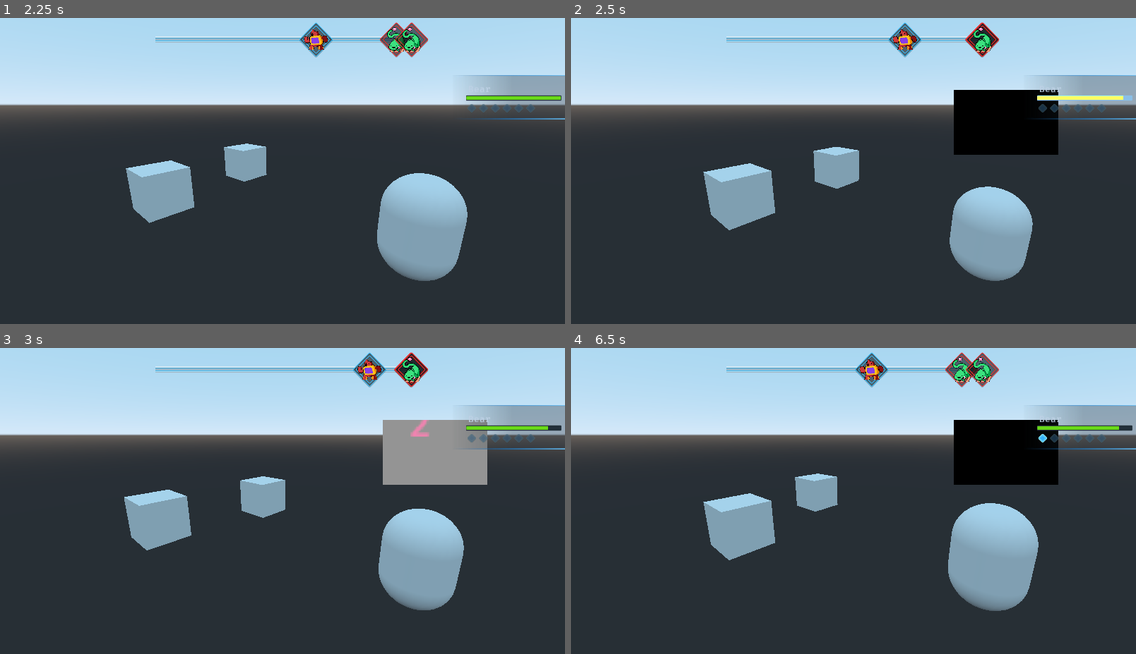
Above: before the commit, frames 1-4 (two rows, left to right).
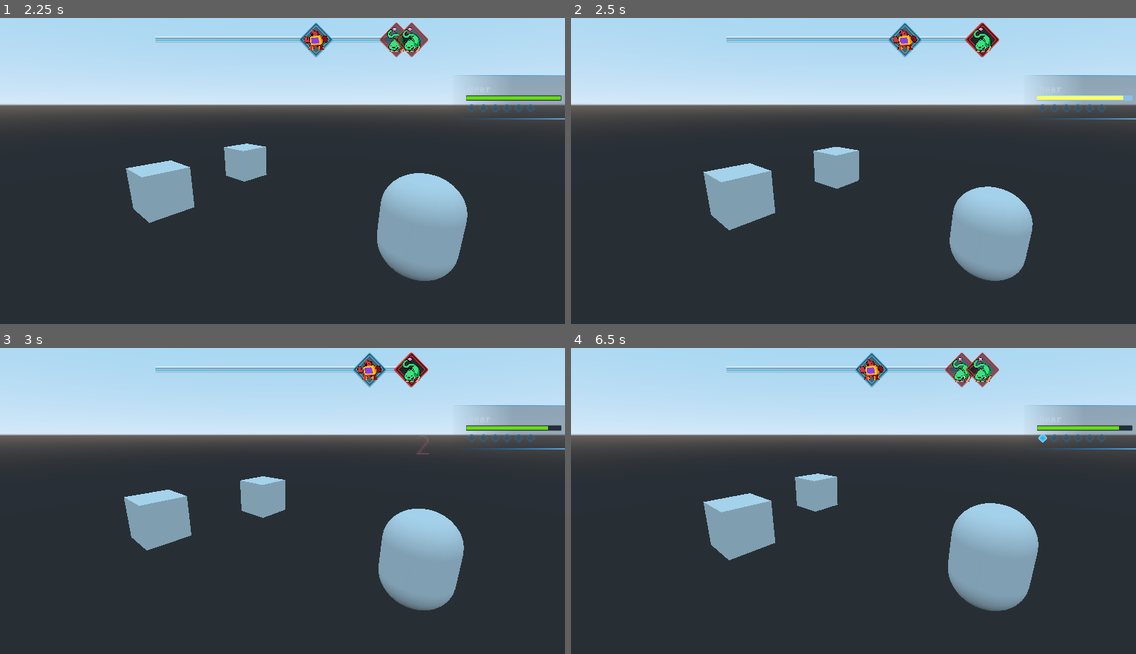
Above: after the commit, the same moments.

Repository: robbyhunt/godot-demos
Game: Godot game, scene res://CombatDemo.tscn
Same seed, same stepped clock (60 frames per second), same inputs: the game is played once before the commit and once after it.
Inputs:
- Up to frame 1 (2.25 s): tap Enter (ui_accept) at 0.5, 0.77, 1.52 s; hold Right (ui_right) 0.53-1.28 s; hold Down (ui_down) 1.28-2.03 s; hold Right (ui_right) from 2.03 s (still down)
- Up to frame 2 (2.5 s): keep holding Right (ui_right)
- Up to frame 3 (3 s): release Right (ui_right) at 2.78 s; hold Up (ui_up) from 2.78 s (still down)
- Up to frame 4 (6.5 s): tap Enter (ui_accept) at 3.02, 3.77, 4.52, 6.02 s; release Up (ui_up) at 3.53 s; hold Left (ui_left) 3.53-5.03 s; hold Down (ui_down) 5.03-5.78 s; hold Right (ui_right) from 5.78 s (still down)

Frame 1 is identical in both runs. In frame 2, 3.9% of the frame differs, in the area x 67-87%, y 23-45%; in frame 3, 3.8%; in frame 4, 3.8%.

Commit message:
better miss and damage labels for 3d

Diff:
--- a/Turn based combat/CombatSystem/UserInterface/UIDamageLabel/UIDamageLabel.gd
+++ b/Turn based combat/CombatSystem/UserInterface/UIDamageLabel/UIDamageLabel.gd
@@ -47,19 +47,19 @@
 
 
 func _animate() -> void:
-	var angle := rand_range(-PI / 3.0, PI / 3.0)
-	var offset := Vector2.UP.rotated(angle) * 60.0
+	var side_movement = randi() % 3 - 1.5
+	print(side_movement)
 	_tween.interpolate_property(
-		_label,
-		"rect_position",
-		_label.rect_position,
-		_label.rect_position + offset,
-		0.4,
+		self,
+		"translation",
+		translation,
+		Vector3(translation.x, translation.y + 0.5, translation.z + side_movement),
+		1,
 		Tween.TRANS_QUAD,
 		Tween.EASE_OUT
 	)
 	_tween.interpolate_property(
-		_sprite, "modulate", _sprite.modulate, COLOR_TRANSPARENT, 0.1, Tween.TRANS_LINEAR, Tween.EASE_IN, 0.3
+		_sprite, "modulate", _sprite.modulate, COLOR_TRANSPARENT, 0.25, Tween.TRANS_LINEAR, Tween.EASE_IN, 0.3
 	)
 	_tween.start()
 	yield(_tween, "tween_all_completed")
--- a/Turn based combat/CombatSystem/UserInterface/UIDamageLabel/UIDamageLabel.tscn
+++ b/Turn based combat/CombatSystem/UserInterface/UIDamageLabel/UIDamageLabel.tscn
@@ -1,11 +1,38 @@
 [gd_scene load_steps=5 format=2]
 
 [ext_resource path="res://CombatSystem/UserInterface/UIDamageLabel/UIDamageLabel.gd" type="Script" id=1]
-[ext_resource path="res://CombatSystem/UserInterface/theme/fonts/text_extralarge.tres" type="DynamicFont" id=2]
 [ext_resource path="res://CombatSystem/UserInterface/UIDamageLabel/UIMissedLabel.gd" type="Script" id=3]
 
 [sub_resource type="ViewportTexture" id=1]
 viewport_path = NodePath("Viewport")
+
+[sub_resource type="Animation" id=2]
+resource_name = "disappear"
+length = 0.5
+tracks/0/type = "value"
+tracks/0/path = NodePath("Sprite3D:translation")
+tracks/0/interp = 1
+tracks/0/loop_wrap = true
+tracks/0/imported = false
+tracks/0/enabled = true
+tracks/0/keys = {
+"times": PoolRealArray( 0, 0.5 ),
+"transitions": PoolRealArray( 1, 1 ),
+"update": 0,
+"values": [ Vector3( 0, 0, 0 ), Vector3( 0, 1, 0 ) ]
+}
+tracks/1/type = "value"
+tracks/1/path = NodePath("Sprite3D:opacity")
+tracks/1/interp = 1
+tracks/1/loop_wrap = true
+tracks/1/imported = false
+tracks/1/enabled = true
+tracks/1/keys = {
+"times": PoolRealArray( 0, 0.5 ),
+"transitions": PoolRealArray( 1, 1 ),
+"update": 0,
+"values": [ 1.0, 0.0 ]
+}
 
 [node name="UIDamageLabel" type="Position3D"]
 script = ExtResource( 1 )
@@ -15,29 +42,26 @@
 color_energy = Color( 0.6, 0.717647, 0.831373, 1 )
 
 [node name="Viewport" type="Viewport" parent="."]
-size = Vector2( 129, 80 )
+size = Vector2( 24, 14 )
+transparent_bg = true
 render_target_v_flip = true
 script = ExtResource( 3 )
 
 [node name="Label" type="Label" parent="Viewport"]
-margin_right = 129.0
-margin_bottom = 80.0
-rect_pivot_offset = Vector2( 52.5, 28 )
-custom_fonts/font = ExtResource( 2 )
+margin_right = 24.0
+margin_bottom = 14.0
 text = "999"
-align = 1
-valign = 1
-clip_text = true
 __meta__ = {
 "_edit_use_anchors_": false
 }
 
 [node name="Sprite3D" type="Sprite3D" parent="."]
-transform = Transform( 1, 0, 0, 0, 1, 0, 0, 0, 1, 0, 1, 0 )
-opacity = 0.0
-pixel_size = 0.02
+pixel_size = 0.05
 billboard = 1
-transparent = false
 texture = SubResource( 1 )
 
 [node name="Tween" type="Tween" parent="."]
+
+[node name="AnimationPlayer" type="AnimationPlayer" parent="."]
+autoplay = "disappear"
+anims/disappear = SubResource( 2 )
--- a/Turn based combat/CombatSystem/UserInterface/UIDamageLabel/UIMissedLabel.tscn
+++ b/Turn based combat/CombatSystem/UserInterface/UIDamageLabel/UIMissedLabel.tscn
@@ -51,6 +51,7 @@
 
 [node name="Viewport" type="Viewport" parent="."]
 size = Vector2( 30, 14 )
+transparent_bg = true
 render_target_v_flip = true
 script = ExtResource( 1 )
 
@@ -65,11 +66,8 @@
 }
 
 [node name="Sprite3D" type="Sprite3D" parent="."]
-transform = Transform( 1, 0, 0, 0, 1, 0, 0, 0, 1, 0, 1, 0 )
-opacity = 0.0
-pixel_size = 0.02
+pixel_size = 0.03
 billboard = 1
-transparent = false
 texture = SubResource( 2 )
 
 [node name="AnimationPlayer" type="AnimationPlayer" parent="."]
